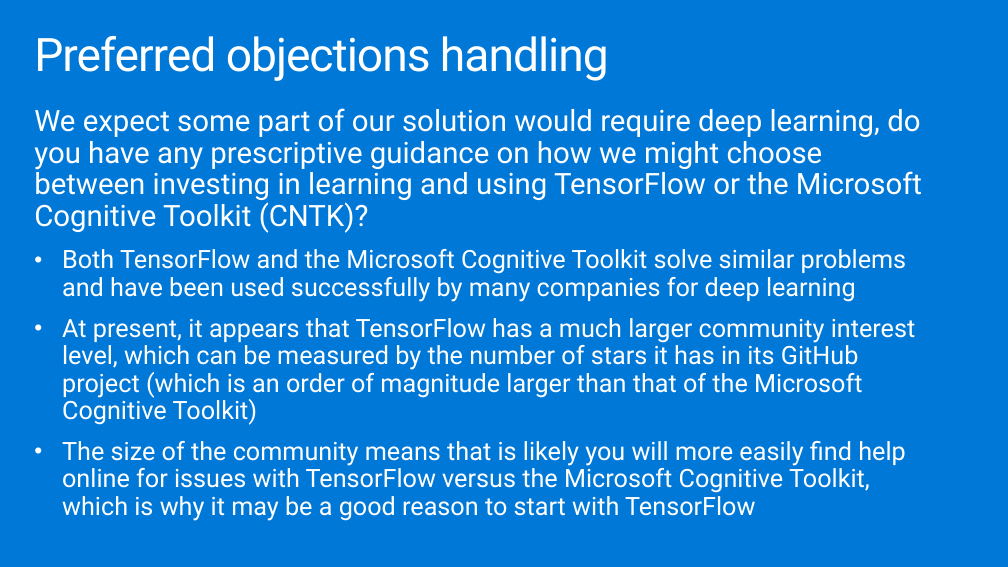
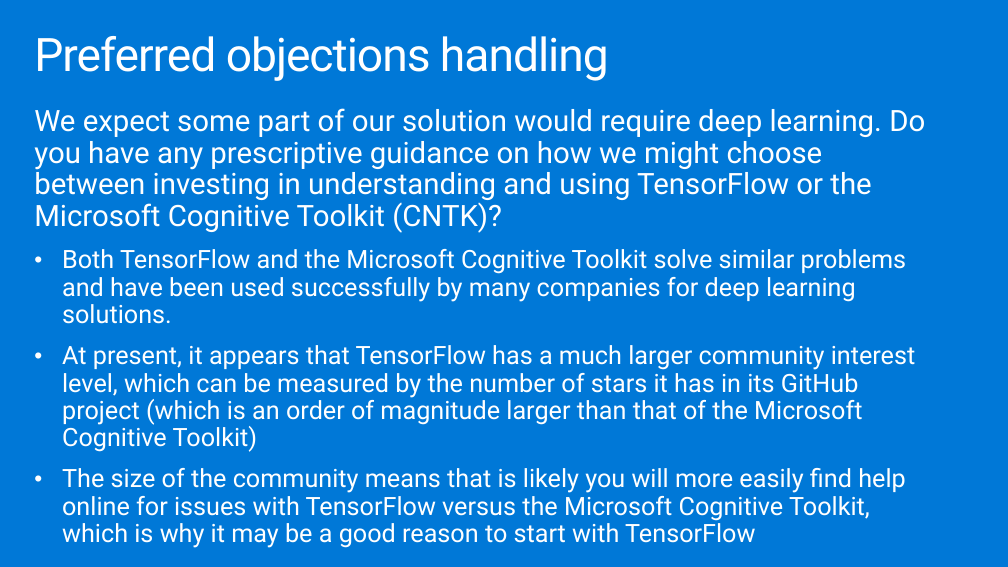
Before and after one commit to microsoft/MCW-Analyzing-text-with-Azure-Machine-Learning-and-Cognitive-Services, a slide deck: slide 33 of Whiteboard design session/WDS trainer presentation - Cognitive Services and deep learning.pptx. Drawn at 1008x567 pixels with LibreOffice and Linux fonts; fonts in the diff are those of the drawing. Boxes give left, top, right and bottom in pixels: in the first picture for what was removed or moved away, otherwise in the second. Text is boxed around its words. In the diff, an @@ line names an element or a change of style, - is before the commit and + after.

```diff
--- a/Whiteboard design session/WDS trainer presentation - Cognitive Services and deep learning.pptx
+++ b/Whiteboard design session/WDS trainer presentation - Cognitive Services and deep learning.pptx
@@ text at (x1=34, y1=108, x2=925, y2=324): text changed @@
-We expect some part of our solution would require deep learning, do you have any prescriptive guidance on how we might choose between investing in learning and using TensorFlow or the Microsoft Cognitive Toolkit (CNTK)?
-• Both TensorFlow and the Microsoft Cognitive Toolkit solve similar problems and have been used successfully by many companies for deep learning
+We expect some part of our solution would require deep learning. Do you have any prescriptive guidance on how we might choose between investing in understanding and using TensorFlow or the Microsoft Cognitive Toolkit (CNTK)?
+• Both TensorFlow and the Microsoft Cognitive Toolkit solve similar problems and have been used successfully by many companies for deep learning solutions.
```
Also in this commit, not shown: 14 other slides changed, 2 other files.
